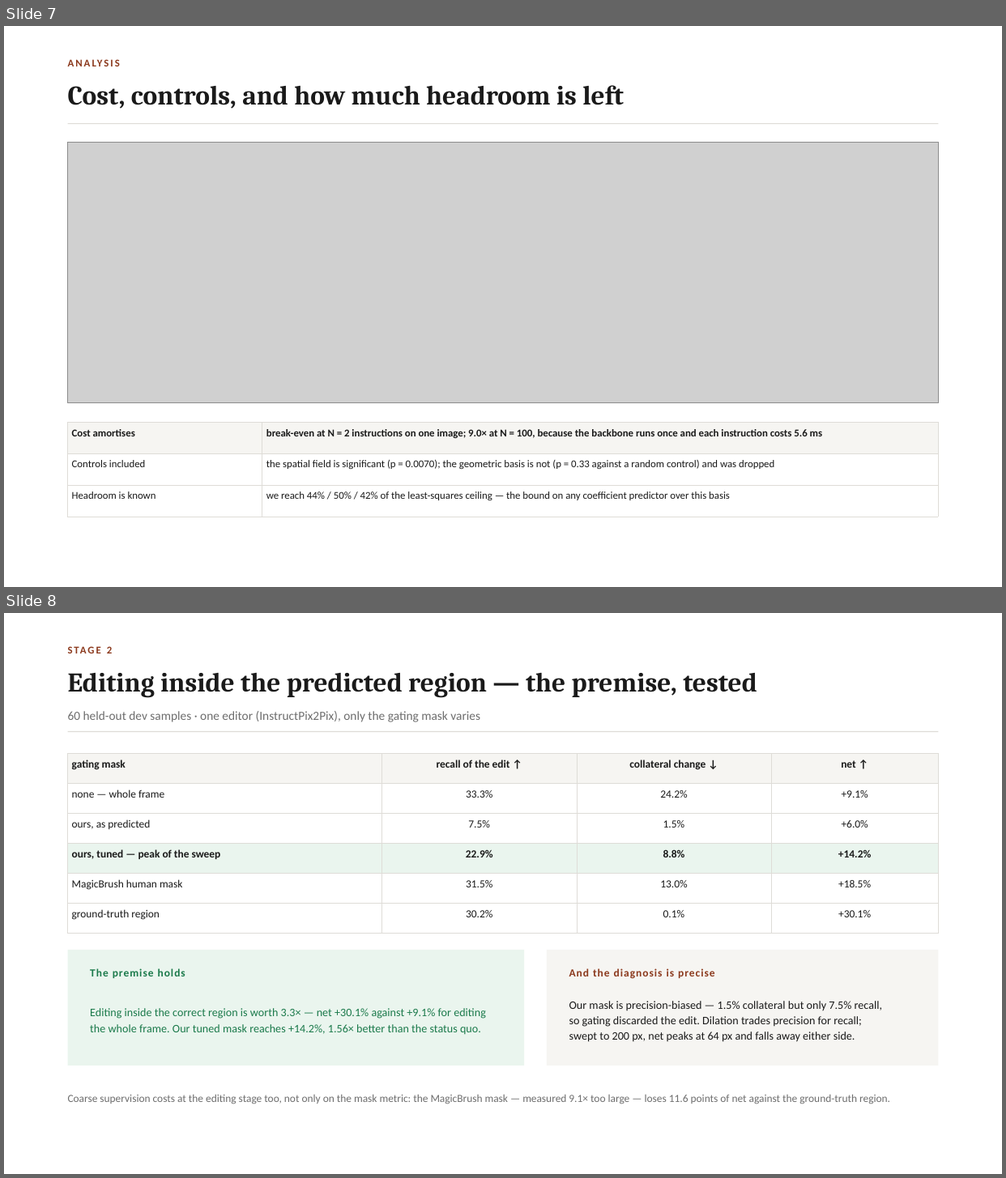
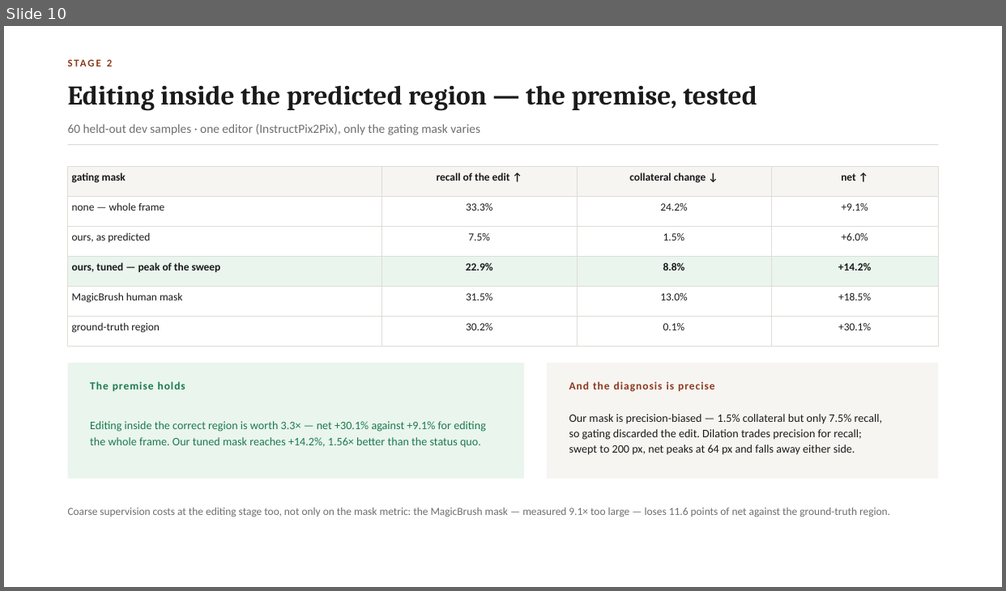
Before and after one commit to Amritha902/edit-region-prediction, a slide deck: deck/ISE_Review1_Final.pptx. Shown one above the other, each under a label of ours: slides 7 and 8 before the commit, slide 10 after it. The pictures are 1006x1178 and 1006x591 pixels, drawn with LibreOffice and Linux fonts; fonts in the diff are those of the drawing; grey boxes stand for pictures. Boxes give left, top, right and bottom in pixels: in the first picture for what was removed or moved away, otherwise in the second. Text is boxed around its words. In the diff, an @@ line names an element or a change of style, - is before the commit and + after.

```diff
--- a/deck/ISE_Review1_Final.pptx
+++ b/deck/ISE_Review1_Final.pptx
@@ slide 7 removed at [4, 26, 1002, 587], background #FFFFFF @@
@@ text removed at [68, 54, 938, 71] @@
-ANALYSIS
@@ text removed at [68, 85, 624, 109] @@
-Cost, controls, and how much headroom is left
@@ rectangle removed at [68, 123, 938, 124] @@
@@ picture removed at [68, 142, 938, 403] @@
@@ table removed at [68, 423, 938, 504], 3 rows, 2 columns @@
-Cost amortises | break-even at N = 2 instructions on one image; 9.0× at N = 100, because the backbone runs once and each instruction costs 5.6 ms
-Controls included | the spatial field is significant (p = 0.0070); the geometric basis is not (p = 0.33 against a random control) and was dropped
-Headroom is known | we reach 44% / 50% / 42% of the least-squares ceiling — the bound on any coefficient predictor over this basis
@@ what was slide 8 is now slide 10 @@
```
Also in this commit, not shown: 4 slides changed, 4 slides added, 1 other slide removed, 14 other files.
